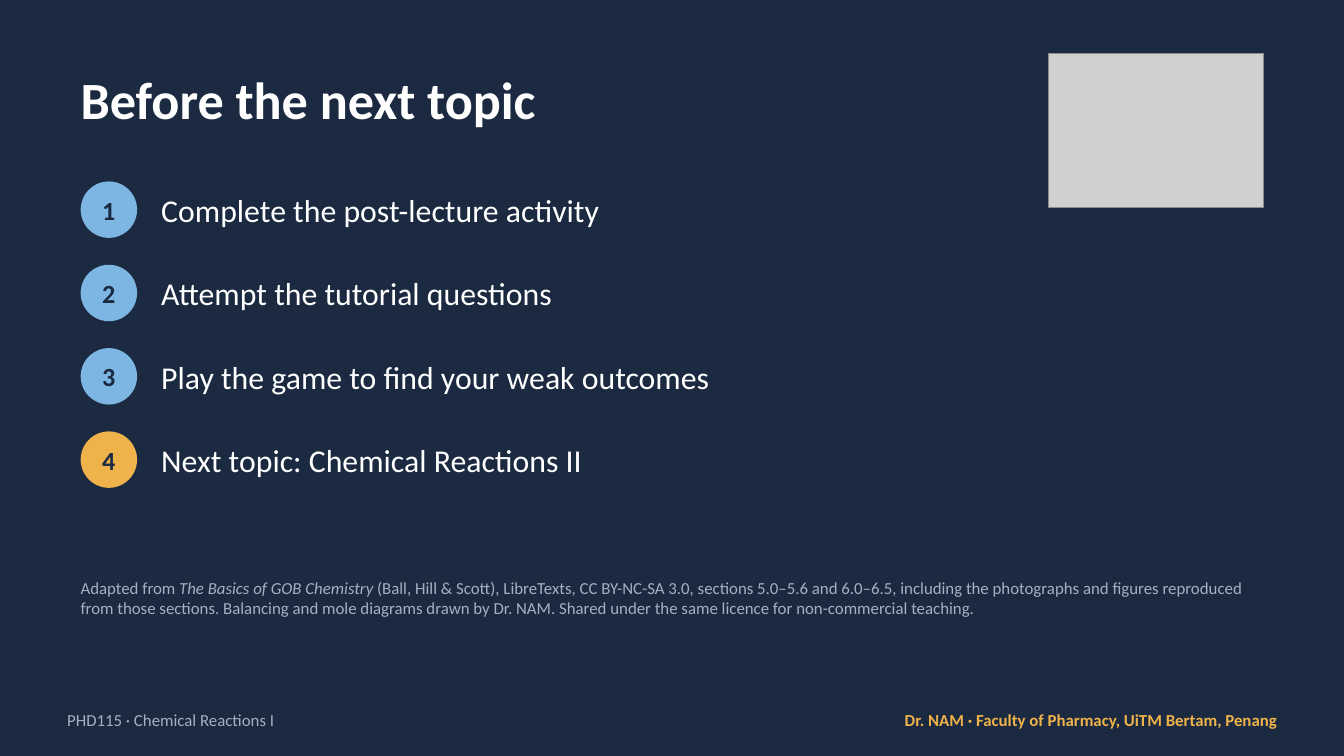
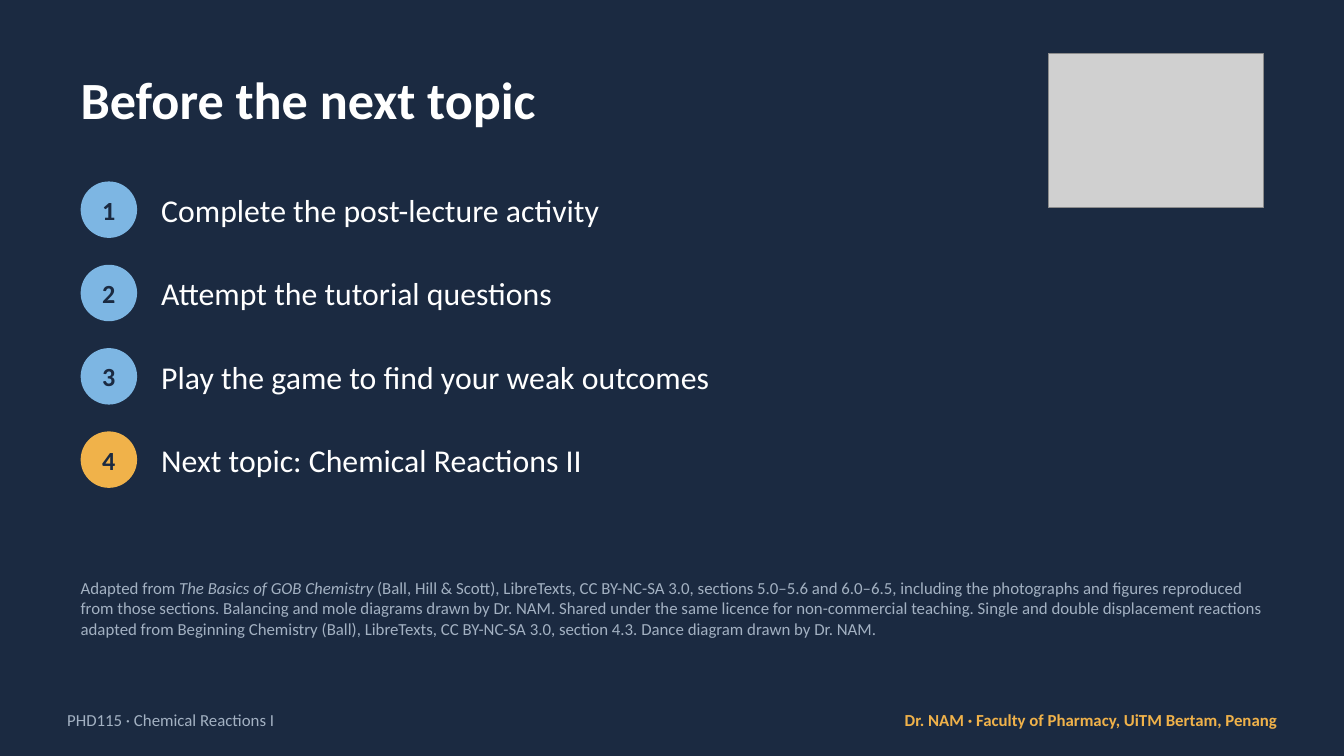
Before and after one commit to DrEnoun/phd115-nam, a slide deck: slide 109 of downloads/PHD115_ChemicalReactions1_Slides.pptx (slide 98 before the commit). Drawn at 1344x756 pixels with LibreOffice and Linux fonts; fonts in the diff are those of the drawing; grey boxes stand for pictures. Boxes give left, top, right and bottom in pixels: in the first picture for what was removed or moved away, otherwise in the second. Text is boxed around its words. In the diff, an @@ line names an element or a change of style, - is before the commit and + after.

```diff
--- a/downloads/PHD115_ChemicalReactions1_Slides.pptx
+++ b/downloads/PHD115_ChemicalReactions1_Slides.pptx
@@ text at box(81, 582, 1261, 638): text changed @@
-Adapted from The Basics of GOB Chemistry (Ball, Hill & Scott), LibreTexts, CC BY-NC-SA 3.0, sections 5.0–5.6 and 6.0–6.5, including the photographs and figures reproduced from those sections. Balancing and mole diagrams drawn by Dr. NAM. Shared under the same licence for non-commercial teaching.
+Adapted from The Basics of GOB Chemistry (Ball, Hill & Scott), LibreTexts, CC BY-NC-SA 3.0, sections 5.0–5.6 and 6.0–6.5, including the photographs and figures reproduced from those sections. Balancing and mole diagrams drawn by Dr. NAM. Shared under the same licence for non-commercial teaching. Single and double displacement reactions adapted from Beginning Chemistry (Ball), LibreTexts, CC BY-NC-SA 3.0, section 4.3. Dance diagram drawn by Dr. NAM.
```
Also in this commit, not shown: 6 other slides changed, 11 slides added, 9 other files.
